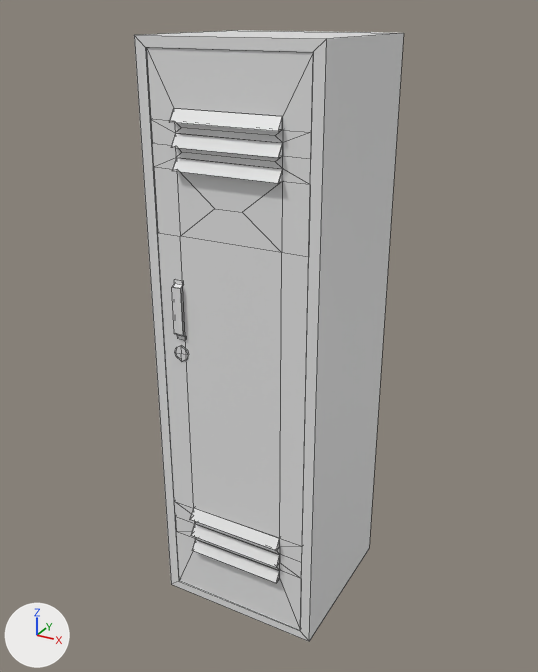
An edit to the FBX model Assets/Asset Afta/3D/Enviroment/Sekolah/ExportPropsFBX/SekolahNew/Hidding-Locker.fbx, drawn before and after from the same camera.
Both versions are drawn from a 50 mm lens placed at (1.16, -2.09, 2.16), pointed at (-0.02, 0.06, 1.09). The lights are fixed; the arrows at lower left show +X, +Y and +Z. The first picture is the older version. Mesh edges are drawn as thin lines.

The older version as bpy lines, for what is in view:
```python
me_cube_007 = bpy.data.meshes.new('Cube.007')
me_cube_007.from_pydata(...)  # 160 vertices, 153 faces; spans x -0.54..0.0, y -0.03..0.01, z -0.9..1.07
me_cube_007.materials.append(mat_propssekolah)  # its picture is missing
me_cube_008 = bpy.data.meshes.new('Cube.008')
me_cube_008.from_pydata(...)  # 116 vertices, 86 faces; spans x -0.31..0.31, y -0.24..0.35, z -0.01..2.09
me_cube_008.materials.append(mat_propssekolah)  # its picture is missing
ob_hidding_locker = bpy.data.objects.new('Hidding-Locker', me_cube_008)
ob_hidding_locker.location = (0.0, 0.0, 0.0)
ob_hidding_lockerdoor = bpy.data.objects.new('Hidding-LockerDoor', me_cube_007)
ob_hidding_lockerdoor.location = (0.268, -0.227, 0.987)
```
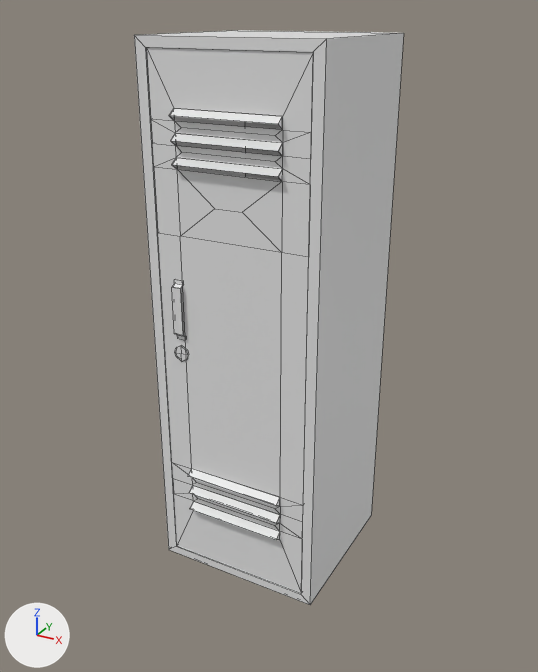
The newer file is also turned or shifted as a whole; pictures and numbers use the older file's frame.

Edits to the scene script, one JSON object a line:
```json
{"block": "me_cube_007", "where": "# used by ob_hidding_lockerdoor; location = (0.268, -0.227, 0.987)"}
{"op": "remove", "block": "me_cube_007", "code": "me_cube_007.from_pydata(...)  # 160 vertices, 153 faces; spans x -0.54..0.0, y -0.03..0.01, z -0.9..1.07"}
{"op": "add", "block": "me_cube_007", "code": "me_cube_007.from_pydata(...)  # 160 vertices, 153 faces; spans x -0.54..0.0, y -0.03..0.01, z -0.73..1.07"}
{"block": "me_cube_007", "change": "me_cube_007 part 1: all 55 vertices in x -0.54..0.0, y -0.03..0.01, z -0.9..-0.52 are moved by (0.0, 0.0, 0.18)"}
{"block": "me_cube_007", "change": "me_cube_007 part 2: all 12 vertices in x -0.45..-0.09, y -0.03, z 0.73..0.87 are moved by (0.0, 0.0, 0.02)"}
{"block": "me_cube_008", "where": "# used by ob_hidding_locker; location = (0.0, 0.0, 0.0)"}
{"op": "remove", "block": "me_cube_008", "code": "me_cube_008.from_pydata(...)  # 116 vertices, 86 faces; spans x -0.31..0.31, y -0.24..0.35, z -0.01..2.09"}
{"op": "add", "block": "me_cube_008", "code": "me_cube_008.from_pydata(...)  # 48 vertices, 30 faces; spans x -0.31..0.31, y -0.24..0.35, z 0.16..2.09"}
{"block": "me_cube_008", "change": "me_cube_008 part 3"}
{"block": "me_cube_008", "change": "8 vertices are removed from x -0.31..0.31, y -0.24..0.35, z 0.06..0.09"}
{"block": "me_cube_008", "change": "11 faces are deleted"}
{"block": "me_cube_008", "change": "8 vertices are added at x -0.31..0.31, y -0.24..0.35, z 0.23..0.26"}
{"block": "me_cube_008", "change": "11 new faces join them"}
{"block": "me_cube_008", "change": "other edits to the shape of me_cube_008 do not show in these pictures"}
```

Boxes (x1, y1, x2, y2) around the edits, measured in the pictures (538 x 672 px; the box of a moved part takes in the faces that stretch with it):
```json
{"object": "Hidding-LockerDoor", "change": "reshaped", "before": [146, 47, 313, 630], "after": [146, 47, 313, 593], "on screen": "6% shorter"}
{"object": "Hidding-Locker", "change": "reshaped", "before": [134, 30, 404, 641], "after": [134, 30, 404, 605]}
{"part": 1, "of": "me_cube_007", "change": "moved or reshaped", "before": [158, 233, 308, 630], "after": [158, 233, 308, 593]}
{"part": 2, "of": "me_cube_007", "change": "moved or reshaped", "before": [169, 108, 283, 183], "after": [169, 108, 283, 181]}
{"part": 3, "of": "me_cube_008", "change": "moved or reshaped", "before": [152, 173, 382, 641], "after": [152, 116, 382, 605]}
```
